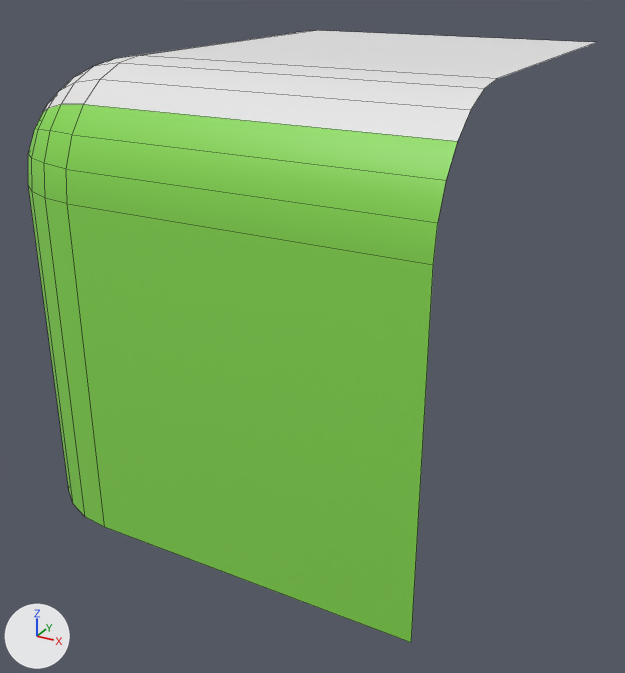
The FBX model Import/FBX/FN/SM_Cube_Corner_FN.fbx as it was, and as the next commit left it.
One viewpoint serves both versions: a 50 mm camera at (0.896, -4.4, 2.37) aimed at (-0.921, -1.097, 0.719). The axes (+X, +Y, +Z) are drawn at lower left. The lights are the same throughout. Mesh edges are drawn as thin lines.

Objects in the first picture: 'SM_Cube_Corner_FN'.
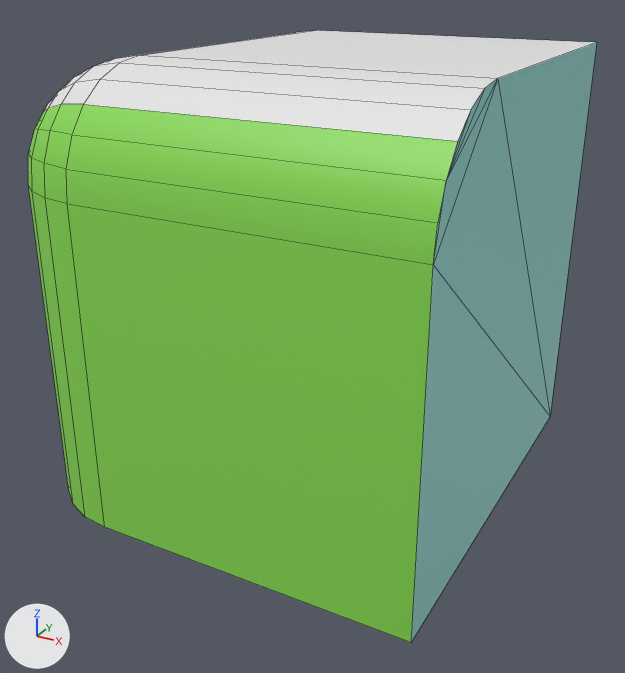
Where the change shows, as pixel boxes (x1, y1, x2, y2) in the pictures (625 x 673 px):
part 1 of me_cube_009, added (cyan): after (411, 43, 597, 642)

Patch to the scene script:
```diff
--- a/Import/FBX/FN/SM_Cube_Corner_FN.fbx.py
+++ b/Import/FBX/FN/SM_Cube_Corner_FN.fbx.py
@@ mat_material_003 @@
+mat_material_003 = principled_material('Material.003')
+mat_material_003.base_color = (0.28, 0.681, 0.634)  # cyan #90d7d0
@@ me_cube_009 @@
 # used by ob_sm_cube_corner_fn; location = (0.0, 0.0, 0.0)
-me_cube_009.from_pydata(...)  # 61 vertices, 48 faces; spans x -2.0..0.0, y -2.0..0.0, z 0.0..2.0
+me_cube_009.from_pydata(...)  # 62 vertices, 57 faces; spans x -2.0..0.0, y -2.0..0.0, z 0.0..2.0
+# me_cube_009 part 1
+# 1 vertex is added at (0.0, 0.0, 0.0)
+# 9 new faces join them, mat_material_003 (cyan #90d7d0)
 me_cube_009.materials.append(mat_material_001)
@@ me_cube_009 @@
 me_cube_009.materials.append(mat_material_002)
+me_cube_009.materials.append(mat_material_003)  # cyan #90d7d0
```
